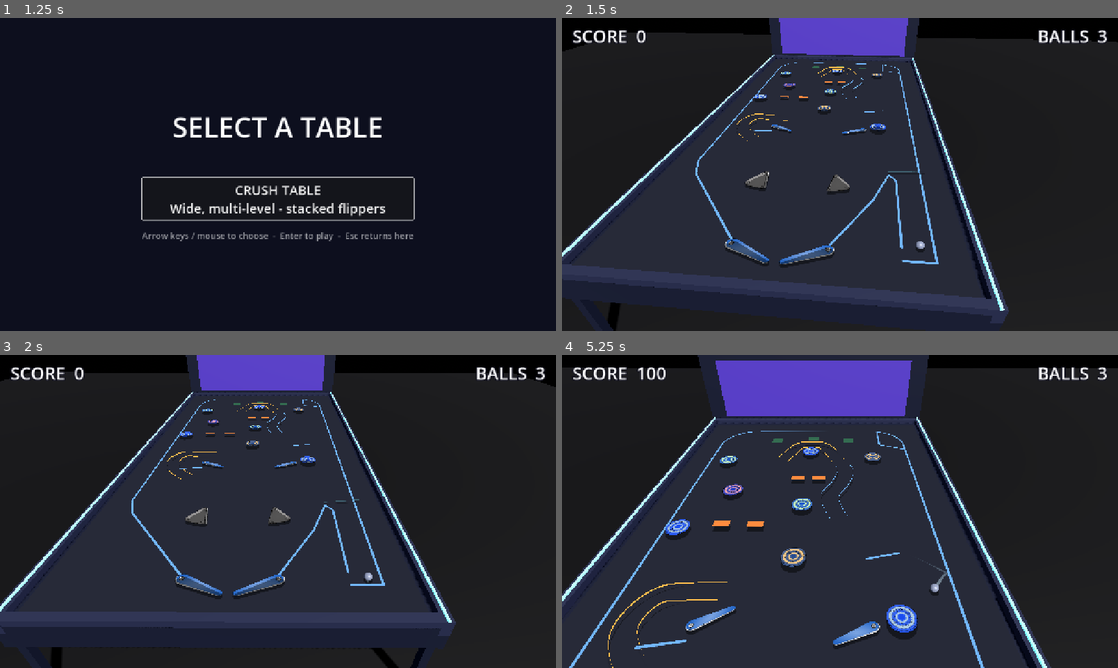
Above: before the commit, frames 1-4 (two rows, left to right).
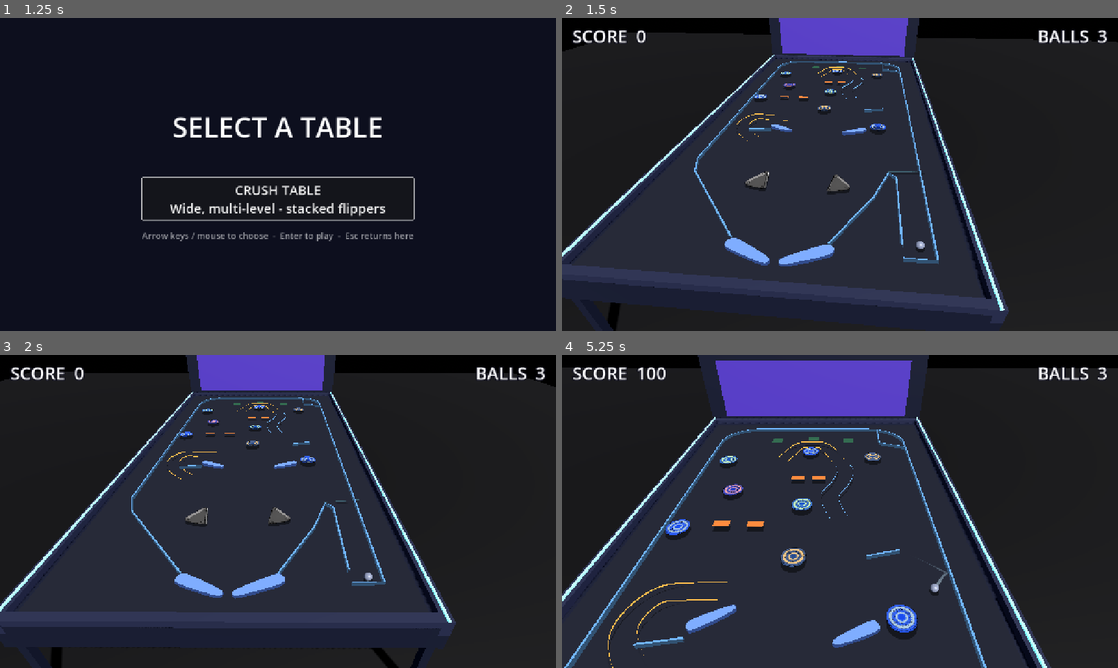
Above: after the commit, the same moments.

Repository: eddieedease/gdpb
Game: Godot game, scene res://scenes/table_select.tscn
The game is run twice, just before and just after one commit, with the same random seed, the same clock (stepped at 60 frames per second) and the same inputs. Sound files missing from this copy of the repository are replaced by a short silence.
Inputs:
- Up to frame 1 (1.25 s): hold E (nudge_right) from 0.53 s (still down)
- Up to frame 2 (1.5 s): release E (nudge_right) at 1.25 s; click "CRUSH TABLE Wide, multi-level…" at 1.25 s
- Up to frame 3 (2 s): no input
- Up to frame 4 (5.25 s): hold Down (ui_down) 2.03-2.78 s; tap Space (launch) at 2.1, 3.6, 5.1 s; hold E (nudge_right) 2.78-3.53 s; hold Space (launch) 2.78-3.53 s; hold Up (ui_up) 3.53-4.28 s; hold Space (launch) 4.28-5.03 s; hold A (flipper_left) from 4.28 s (still down)

Frame 1 is identical in both runs. In frame 2, 2.1% of the frame differs, in the area x 23-68%, y 13-80%; in frame 3, 2.1%; in frame 4, 2.8%, in the area x 0-77%, y 23-100%.

Commit message:
Extrude walls and flippers into real 3D geometry
- Every Wall / CurvedWall polyline is extruded into a low solid 3D wall
  (two shaded side faces + bright top cap in the line's colour, slight
  thickness); the flat 2D line is hidden. Exports: wall_height.
- Flippers: each flipper's traced collision polygon is extruded into a
  solid paddle prism (triangulated top + skirt), driven per-frame from
  the 2D flipper's position/rotation so it visibly swings in 3D; the 2D
  sprite is hidden. Exports: flipper_height.

The last flat-looking pieces (walls, flippers) now read as physical
objects; verified at rest and mid-flip, no errors.

Co-Authored-By: Claude Opus 4.8 <noreply@anthropic.com>

Diff:
--- a/scripts/crush_view.gd
+++ b/scripts/crush_view.gd
@@ -27,6 +27,9 @@
 ## Height of the mid / top tiers above the playfield, in metres.
 @export var mid_height := 0.11
 @export var top_height := 0.21
+## Height of extruded 3D walls and flippers.
+@export var wall_height := 0.16
+@export var flipper_height := 0.14
 ## Drop shadows: each tier is drawn a second time on the table surface,
 ## darkened and offset. The offset direction follows the CAMERA each frame
 ## (shadows fall toward the viewer), so the perspective reads correctly as
@@ -54,6 +57,7 @@
 var _punch := 0.0
 var _shadows: Array = []      # [MeshInstance3D, reach factor]
 var _ball_fx := {}            # ball instance_id -> {sphere, blob, blob_mat, lift}
+var _flippers: Array = []     # [flipper Node2D, MeshInstance3D]
 
 
 func _ready() -> void:
@@ -104,6 +108,8 @@
 	_add_screen(_vp_mid.get_texture(), mid_height, true)
 	_add_screen(_vp_top.get_texture(), top_height, true)
 
+	_build_wall_visuals(table)
+	_build_flipper_visuals()
 	_build_environment()
 	_build_cabinet()
 
@@ -306,6 +312,117 @@
 	return Vector3((p.x - TABLE_SIZE.x * 0.5) / PX_PER_M, 0.0, (p.y - TABLE_SIZE.y * 0.5) / PX_PER_M)
 
 
+# ---------------------------------------------------------------- 3D walls
+## Extrude every Wall / CurvedWall polyline into a low solid 3D wall:
+## darker side faces + a bright top cap in the line's colour. The flat 2D
+## line is hidden.
+func _build_wall_visuals(table: Node2D) -> void:
+	for child in table.get_children():
+		if child is Line2D and child.get("wall_bounce") != null:
+			_extrude_wall(child, child)
+		elif child is Path2D and child.get("wall_bounce") != null:
+			var line: Line2D = child.get_node_or_null("Line")
+			if line:
+				_extrude_wall(line, line)
+
+
+func _extrude_wall(line: Line2D, space_ref: Node2D) -> void:
+	var pts := line.points
+	var n := pts.size()
+	if n < 2:
+		return
+	var c := line.default_color
+	var side := Color(c.r * 0.45, c.g * 0.45, c.b * 0.45)
+	var w3: Array[Vector3] = []
+	var perp: Array[Vector3] = []
+	for i in n:
+		w3.append(_table_to_world(space_ref.to_global(pts[i])))
+		var p_prev := pts[maxi(i - 1, 0)]
+		var p_next := pts[mini(i + 1, n - 1)]
+		var tang := (p_next - p_prev).normalized()
+		perp.append(Vector3(-tang.y, 0.0, tang.x) * 0.032)
+	var st := SurfaceTool.new()
+	st.begin(Mesh.PRIMITIVE_TRIANGLES)
+	for i in n - 1:
+		var ai := w3[i] + perp[i]
+		var ao := w3[i] - perp[i]
+		var bi := w3[i + 1] + perp[i + 1]
+		var bo := w3[i + 1] - perp[i + 1]
+		var h := Vector3(0, wall_height, 0)
+		_quad(st, ai, bi, bi + h, ai + h, side)          # inner face
+		_quad(st, ao + h, bo + h, bo, ao, side)          # outer face
+		_quad(st, ai + h, bi + h, bo + h, ao + h, c)     # top cap
+	var mesh := MeshInstance3D.new()
+	mesh.mesh = st.commit()
+	var mat := StandardMaterial3D.new()
+	mat.shading_mode = BaseMaterial3D.SHADING_MODE_UNSHADED
+	mat.vertex_color_use_as_albedo = true
+	mat.cull_mode = BaseMaterial3D.CULL_DISABLED
+	mesh.material_override = mat
+	add_child(mesh)
+	line.visible = false
+
+
+func _quad(st: SurfaceTool, a: Vector3, b: Vector3, c2: Vector3, d: Vector3, col: Color) -> void:
+	st.set_color(col)
+	st.add_vertex(a)
+	st.set_color(col)
+	st.add_vertex(b)
+	st.set_color(col)
+	st.add_vertex(c2)
+	st.set_color(col)
+	st.add_vertex(a)
+	st.set_color(col)
+	st.add_vertex(c2)
+	st.set_color(col)
+	st.add_vertex(d)
+
+
+# ---------------------------------------------------------------- 3D flippers
+## Extrude each flipper's traced collision polygon into a solid paddle prism,
+## driven every frame by the 2D flipper's position/rotation.
+func _build_flipper_visuals() -> void:
+	for f in _vp_mid.get_children():
+		if not (f is Node2D) or not f.name.contains("Flipper"):
+			continue
+		var poly_node: CollisionPolygon2D = f.get_node_or_null("CollisionPolygon2D")
+		if poly_node == null:
+			continue
+		var spr: CanvasItem = f.get_node_or_null("Sprite2D")
+		if spr:
+			spr.visible = false
+		var pts := poly_node.polygon
+		var scaled := PackedVector2Array()
+		for p in pts:
+			scaled.append(p * f.scale)
+		var top := Color(0.5, 0.68, 1.0)
+		var side := Color(0.2, 0.3, 0.55)
+		var st := SurfaceTool.new()
+		st.begin(Mesh.PRIMITIVE_TRIANGLES)
+		var idx := Geometry2D.triangulate_polygon(scaled)
+		for i in idx:
+			var p := scaled[i]
+			st.set_color(top)
+			st.add_vertex(Vector3(p.x / PX_PER_M, flipper_height, p.y / PX_PER_M))
+		var m := scaled.size()
+		for i in m:
+			var a2 := scaled[i]
+			var b2 := scaled[(i + 1) % m]
+			var a3 := Vector3(a2.x / PX_PER_M, 0.01, a2.y / PX_PER_M)
+			var b3 := Vector3(b2.x / PX_PER_M, 0.01, b2.y / PX_PER_M)
+			var h := Vector3(0, flipper_height, 0)
+			_quad(st, a3, b3, b3 + h, a3 + h, side)
+		var mesh := MeshInstance3D.new()
+		mesh.mesh = st.commit()
+		var mat := StandardMaterial3D.new()
+		mat.shading_mode = BaseMaterial3D.SHADING_MODE_UNSHADED
+		mat.vertex_color_use_as_albedo = true
+		mat.cull_mode = BaseMaterial3D.CULL_DISABLED
+		mesh.material_override = mat
+		add_child(mesh)
+		_flippers.append([f, mesh])
+
+
 # ---------------------------------------------------------------- 3D ball
 const BALL_R := 0.14   # 14px 2D ball radius
 
@@ -390,6 +507,16 @@
 		m.position.z = shadow_dir.y * shadow_reach * f
 	_update_balls(delta, shadow_dir)
 
+	# 3D flipper paddles mirror their 2D physics flippers.
+	for entry in _flippers:
+		var f: Node2D = entry[0]
+		var m: MeshInstance3D = entry[1]
+		if not is_instance_valid(f):
+			continue
+		var w := _table_to_world(f.global_position)
+		m.position = Vector3(w.x, 0.0, w.z)
+		m.rotation.y = -f.rotation
+
 	var b := _table_to_world(_last_ball)
 	b.x *= side_follow
 	b.z = clampf(b.z, -TABLE_SIZE.y * 0.5 / PX_PER_M, TABLE_SIZE.y * 0.5 / PX_PER_M)
